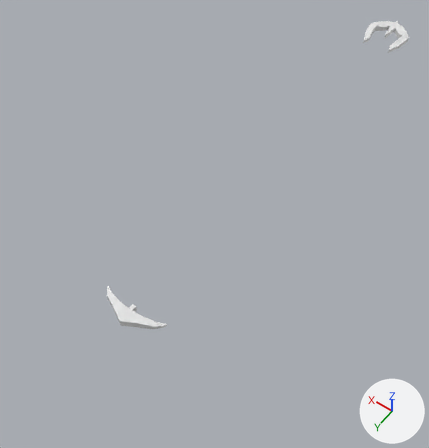
Two versions of the Blender file Hang-High/Assets/Art/Claw.blend, one commit apart.
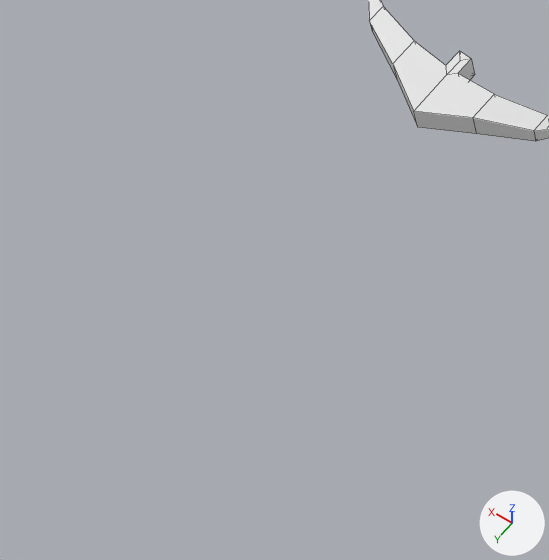
Old and new are each drawn whole from a camera (50 mm lens) standing at (-19.51, 66.05, 43.12) and looking at (1.59, 36.51, -3.3) and again close up on the part from 1% to 37% of the width and 65% to 100% of the height. Arrows for +X, +Y and +Z are at lower right; the lights stay in place. The close-ups show mesh edges as thin lines.

Objects in the first close-up: 'Hook.001'.
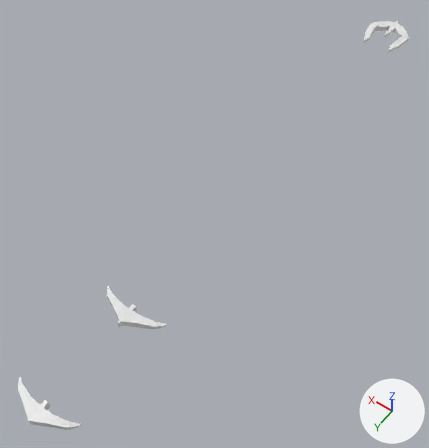
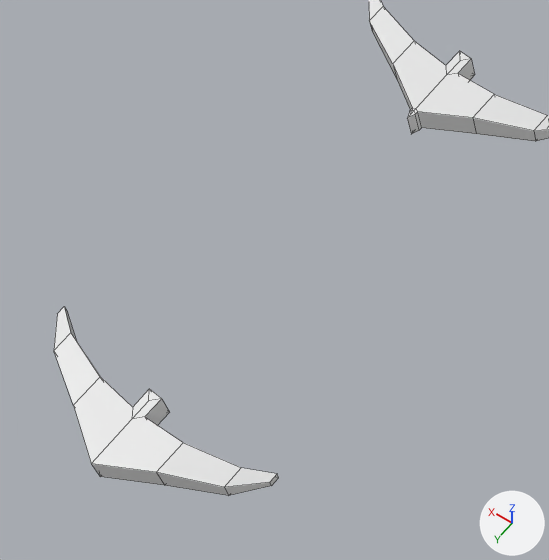
Changed parts and their boxes [x1, y1, x2, y2] in the close-ups (549 x 560 px):
'Hook.002', added
    after: [54, 306, 279, 496]
part 1 of me_cube_001, built on
    both: [393, 41, 494, 134]

The change in detail:
me_cube_001 is used by ob_hook_001; location (0.0, 50.0, 0.0); rotation (0.0, 0.0, 1.571), in degrees (0, 0, 90).
me_cube_001 had 38 vertices, 35 faces and spanned x -0.71..1.4, y -3.5..2.77, z -0.38..0.38.
me_cube_001 now has 54 vertices, 50 faces and spans x -0.71..1.63, y -3.5..2.77, z -0.38..0.38.
Part 1, on me_cube_001:
2 vertices are removed from x 1.4, y -0.37, z -0.38..0.38.
6 faces are deleted.
12 vertices are added at x 1.3..1.63, y -0.45..-0.29, z -0.38..0.38.
6 new vertices lie (0.09, 0.0, 0.0) away from vertices in x 1.3..1.35, y -0.45..-0.29, z -0.38..0.38.
21 new faces join them.
Object 'Hook.002' (ob_hook_002) is new; it shows a copy of the mesh of ob_hook_001.
Its location is (0.0, 60.0, 0.0).
Its rotation in degrees is (0, 0, 90).
